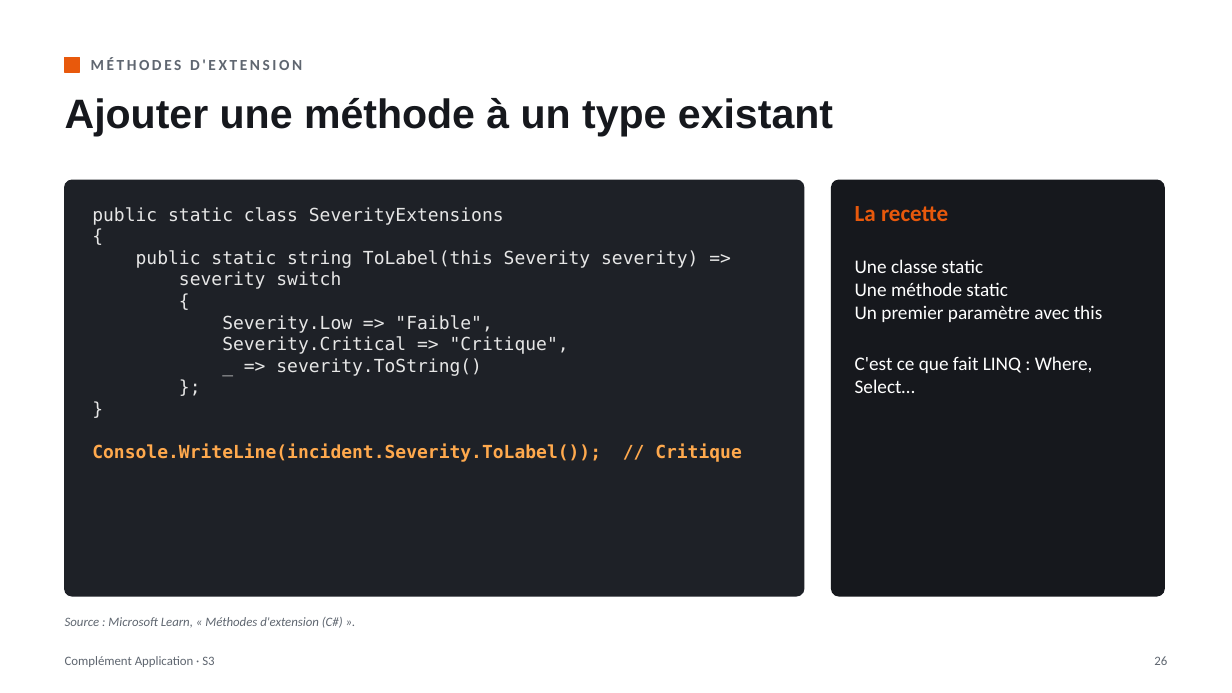
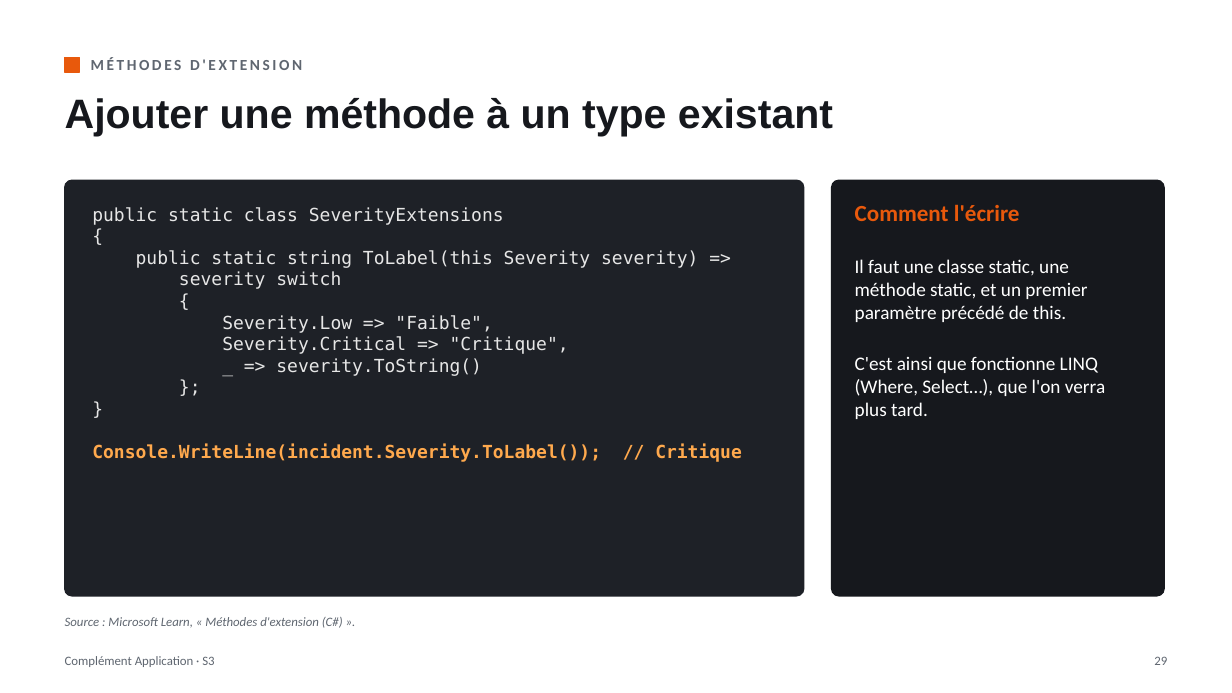
Before and after one commit to lle-condorcet/condorcet-2027, a slide deck: slide 29 of slides/LLE_CA_S03_Fondamentaux_CSharp.pptx (slide 26 before the commit). Drawn at 1232x693 pixels with LibreOffice and Linux fonts; fonts in the diff are those of the drawing. Boxes give left, top, right and bottom in pixels: in the first picture for what was removed or moved away, otherwise in the second. Text is boxed around its words. In the diff, an @@ line names an element or a change of style, - is before the commit and + after.

```diff
--- a/slides/LLE_CA_S03_Fondamentaux_CSharp.pptx
+++ b/slides/LLE_CA_S03_Fondamentaux_CSharp.pptx
@@ text at box(855, 204, 1105, 419): text changed @@
-La recette
-Une classe static
-Une méthode static
-Un premier paramètre avec this
-C'est ce que fait LINQ : Where, Select…
+Comment l'écrire
+Il faut une classe static, une méthode static, et un premier paramètre précédé de this.
+C'est ainsi que fonctionne LINQ (Where, Select…), que l'on verra plus tard.
@@ text at box(1154, 656, 1167, 665): text changed @@
-26
+29
```
Also in this commit, not shown: 25 other slides changed, 3 slides added, 2 other files.
